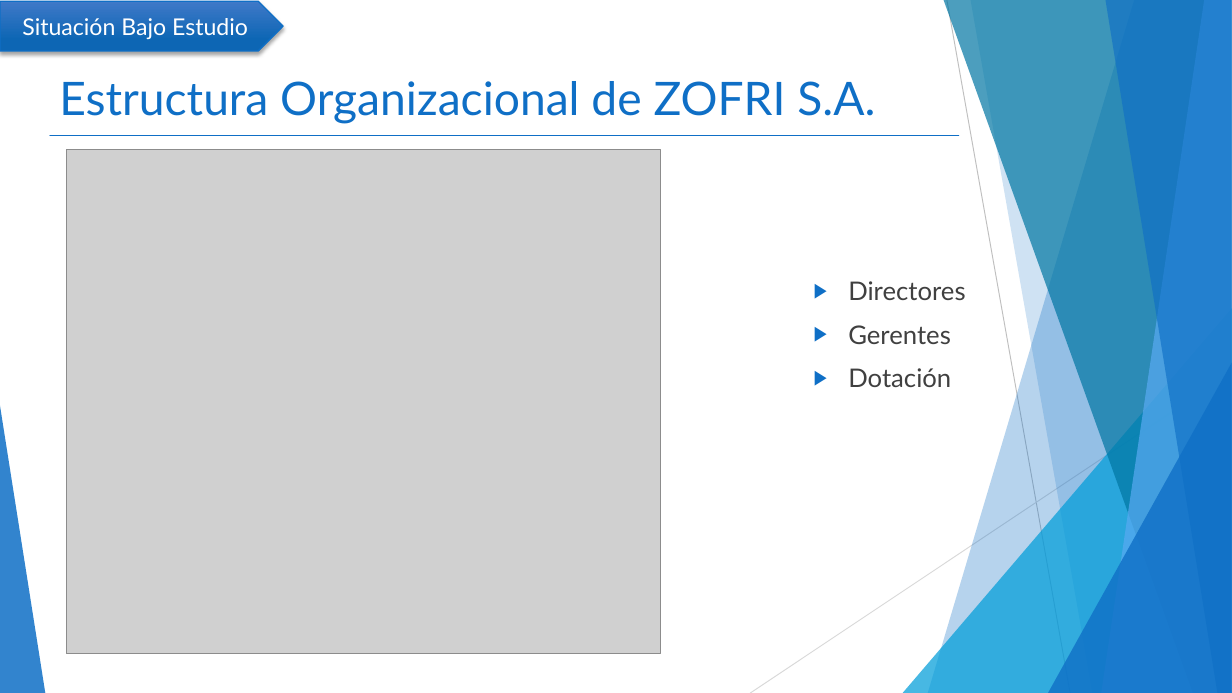
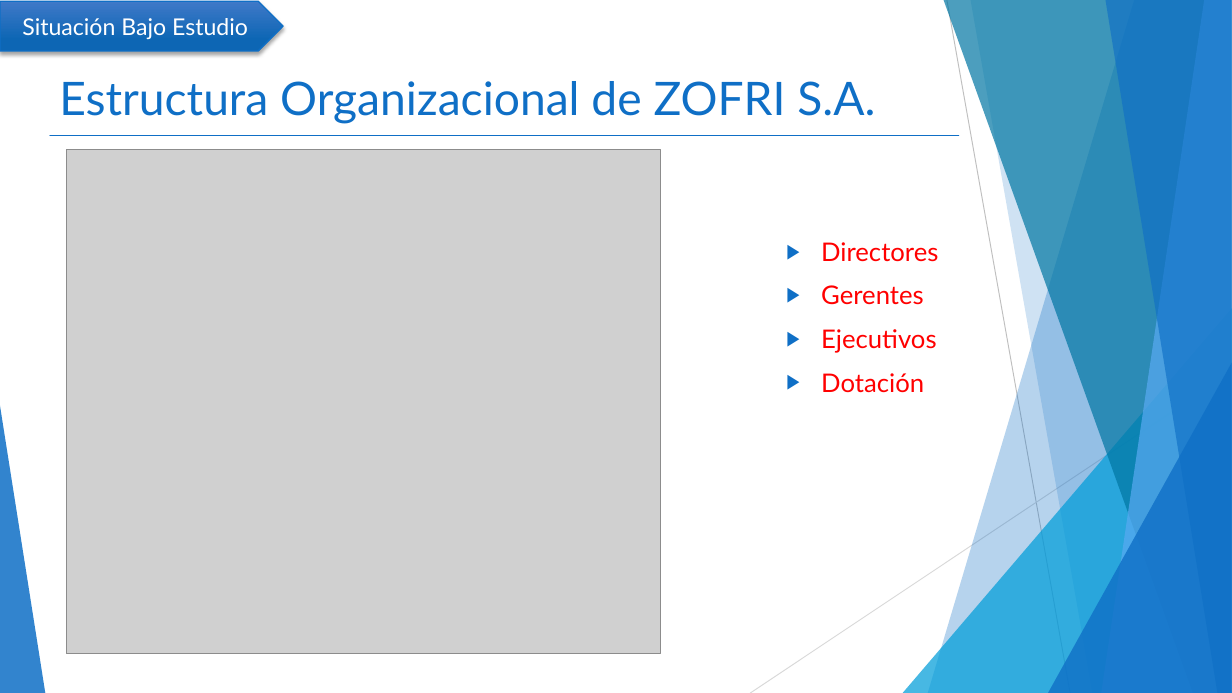
Before and after one commit to mcamara75/tituloUnap, a slide deck: slide 5 of 2018/TT IQQ 2018 Camara y Garay.pptx. Drawn at 1232x693 pixels with LibreOffice and Linux fonts; fonts in the diff are those of the drawing; grey boxes stand for pictures. Boxes give left, top, right and bottom in pixels: in the first picture for what was removed or moved away, otherwise in the second. Text is boxed around its words. In the diff, an @@ line names an element or a change of style, - is before the commit and + after.

```diff
--- a/2018/TT IQQ 2018 Camara y Garay.pptx
+++ b/2018/TT IQQ 2018 Camara y Garay.pptx
@@ text "Directores": place and size @@
-text "Directores" at <box>848,281,965,387</box>
+text "Directores" at <box>821,242,938,393</box>
@@ text at <box>821,242,938,393</box>: text colour #404040 to #FF0000 in "Directores", "Gerentes", "Dotación" @@
@@ text at <box>821,329,936,353</box>: paragraph added @@
+▶ Ejecutivos
```
Also in this commit, not shown: 1 other slide changed.
